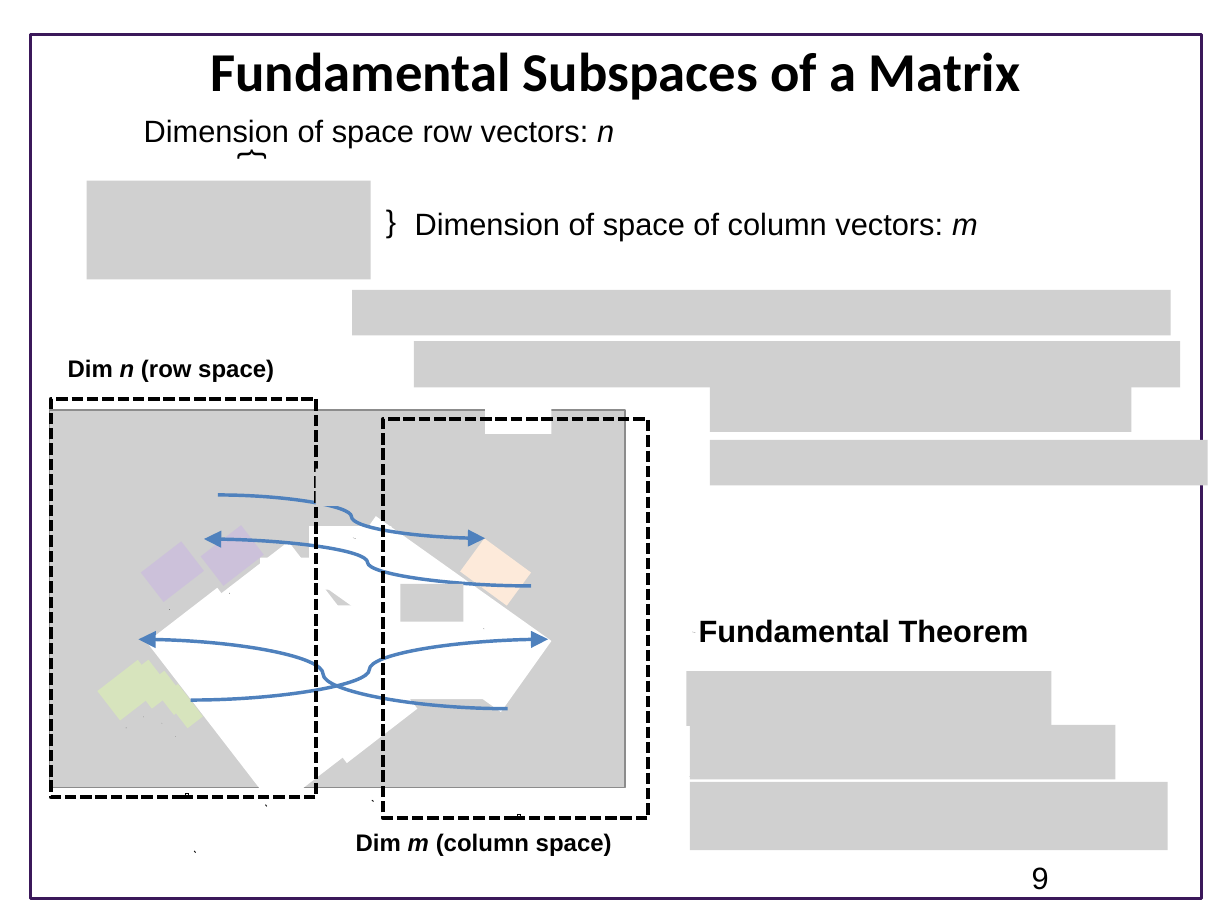
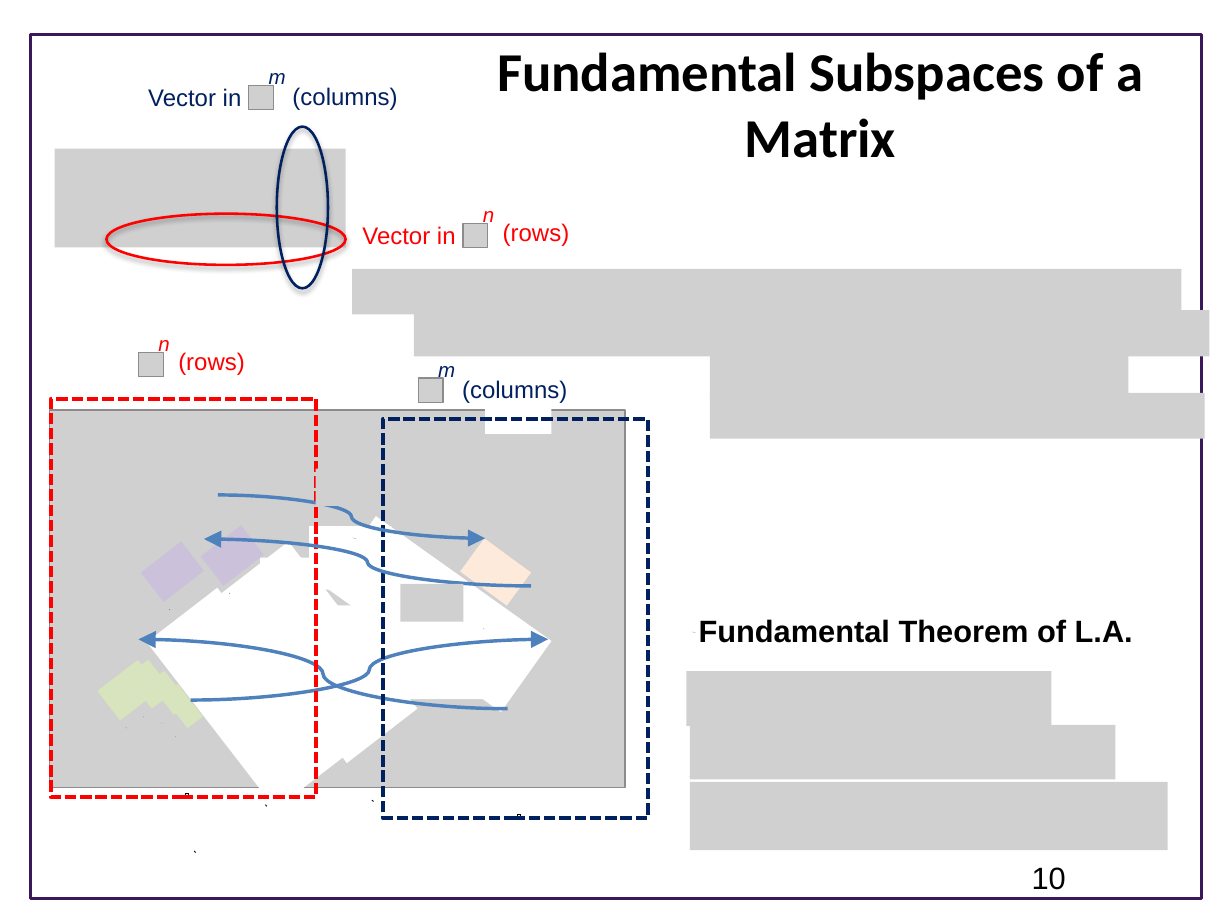
Before and after one commit to joseph-hellerstein/advanced-controls-lectures, a slide deck: slide 10 of Lecture_4-Geometric-Linear-Algebra/Geometric-Linear-Algebra.pptx (slide 9 before the commit). Drawn at 1232x924 pixels with LibreOffice and Linux fonts; fonts in the diff are those of the drawing; grey boxes stand for pictures; background and template pictures are left out. Boxes give left, top, right and bottom in pixels: in the first picture for what was removed or moved away, otherwise in the second. Text is boxed around its words. In the diff, an @@ line names an element or a change of style, - is before the commit and + after.

```diff
--- a/Lecture_4-Geometric-Linear-Algebra/Geometric-Linear-Algebra.pptx
+++ b/Lecture_4-Geometric-Linear-Algebra/Geometric-Linear-Algebra.pptx
@@ title "Fundamental Subspaces of a Matrix" rewrapped from [211, 52, 1020, 100] to [497, 52, 1143, 158] @@
@@ text added at [148, 88, 242, 107], 14 pt, text #002060 @@
+Vector in
@@ picture added at [249, 85, 274, 110] @@
@@ text added at [269, 73, 286, 89], 12 pt, text #002060, italic @@
+m
@@ text added at [292, 87, 397, 110], 14 pt, text #002060 @@
+(columns)
@@ text removed at [144, 119, 614, 148] @@
-Dimension of space row vectors: n
@@ picture: place and size @@
-picture at [86, 181, 371, 280]
+picture at [54, 149, 345, 248]
@@ text removed at [231, 137, 280, 173] @@
-{
@@ ellipse added at [277, 128, 328, 289], outline #002060 1.5 pt @@
@@ text removed at [373, 203, 409, 253] @@
-{
@@ ellipse added at [106, 213, 345, 265], outline #FF0000 1.5 pt @@
@@ text added at [362, 226, 456, 245], 14 pt, text #FF0000 @@
+Vector in
@@ text removed at [415, 212, 978, 241] @@
-Dimension of space of column vectors: m
@@ picture added at [463, 223, 488, 248] @@
@@ text added at [483, 211, 494, 227], 12 pt, text #FF0000, italic @@
+n
@@ text added at [503, 223, 570, 246], 14 pt, text #FF0000 @@
+(rows)
@@ picture: place and size @@
-picture at [352, 290, 1172, 335]
+picture at [352, 269, 1181, 314]
@@ picture: place and size @@
-picture at [414, 341, 1180, 388]
+picture at [414, 310, 1210, 357]
@@ text removed at [68, 359, 274, 382] @@
-Dim n (row space)
@@ picture added at [138, 352, 163, 377] @@
@@ text added at [158, 340, 169, 356], 12 pt, text #FF0000, italic @@
+n
@@ text added at [178, 352, 245, 375], 14 pt, text #FF0000 @@
+(rows)
@@ picture added at [710, 352, 1129, 398] @@
@@ picture added at [419, 378, 444, 403] @@
@@ text added at [438, 366, 455, 382], 12 pt, text #002060, italic @@
+m
@@ text added at [462, 380, 567, 403], 14 pt, text #002060 @@
+(columns)
@@ rectangle at [51, 399, 315, 798]: outline #000000 2.25 pt dashed to #FF0000 2.25 pt dashed @@
@@ rectangle at [383, 419, 648, 818]: outline #000000 2.25 pt dashed to #002060 2.25 pt dashed @@
@@ picture: place and size @@
-picture at [710, 387, 1131, 432]
+picture at [710, 393, 1205, 439]
@@ picture removed at [710, 440, 1207, 485] @@
@@ text at [699, 619, 1133, 643]: text changed @@
-Fundamental Theorem
+Fundamental Theorem of L.A.
@@ text removed at [356, 833, 612, 856] @@
-Dim m (column space)
@@ page number at [1032, 867, 1066, 890]: text changed @@
-9
+10
```
Also in this commit, not shown: 7 other slides changed, 3 slides added, 9 slides removed.
